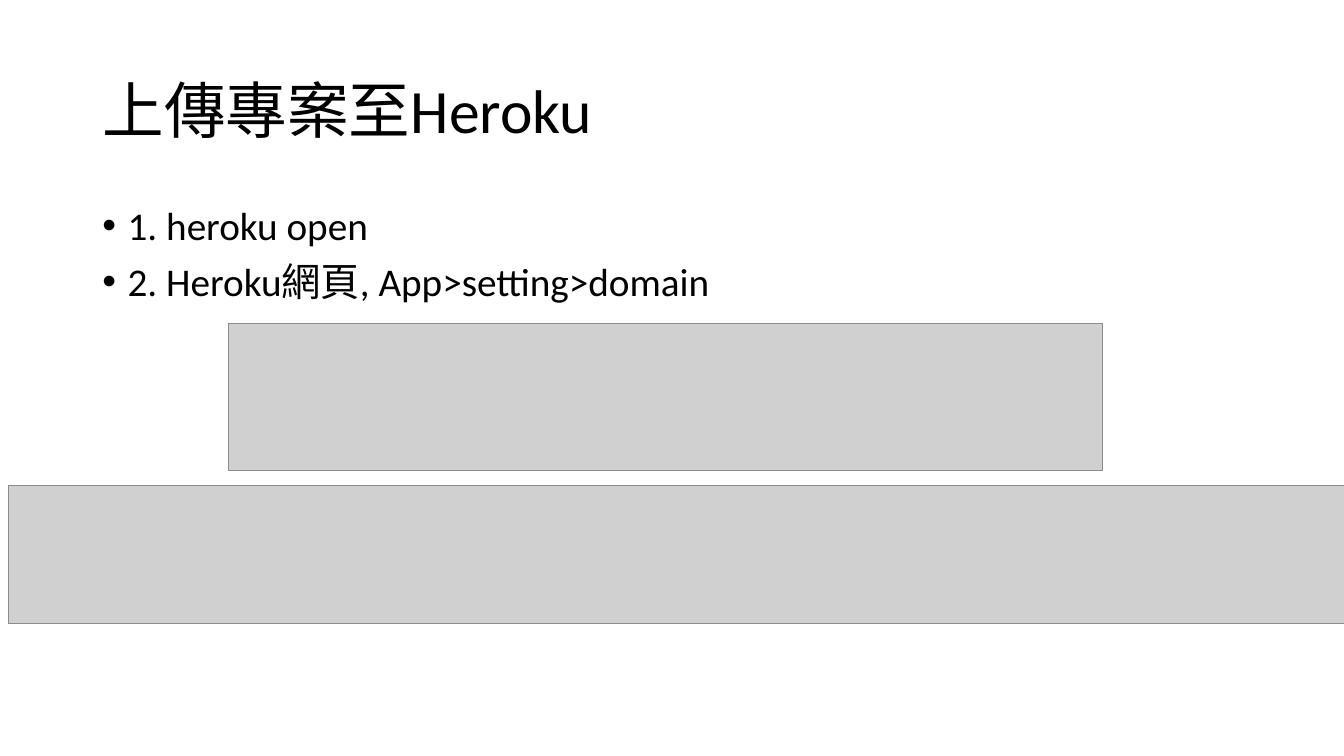
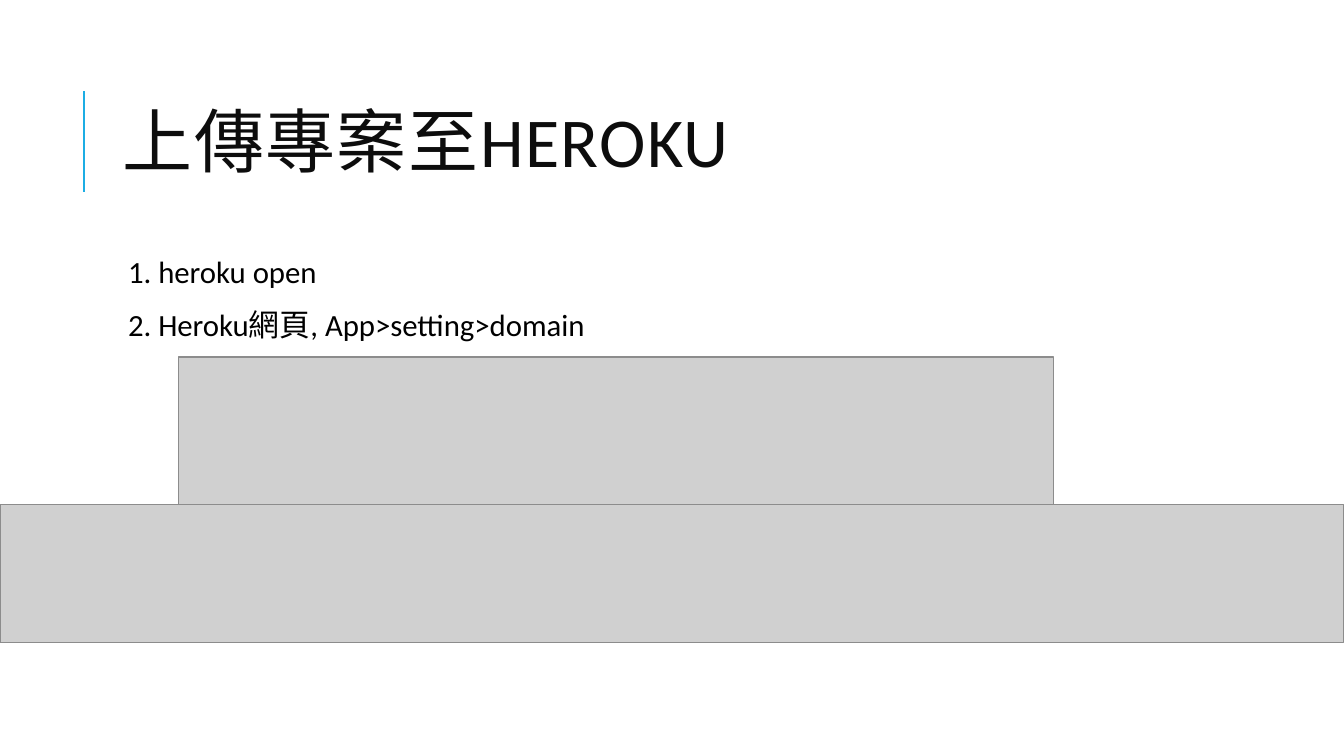
Before and after one commit to 106598065/ReactJSClass, a slide deck: slide 16 of React2627.pptx (slide 12 before the commit). Drawn at 1344x756 pixels with LibreOffice and Linux fonts; fonts in the diff are those of the drawing; grey boxes stand for pictures. Boxes give left, top, right and bottom in pixels: in the first picture for what was removed or moved away, otherwise in the second. Text is boxed around its words. In the diff, an @@ line names an element or a change of style, - is before the commit and + after.

```diff
--- a/React2627.pptx
+++ b/React2627.pptx
@@ line added from (84, 192) to (84, 91), #1CADE4 1.5 pt @@
@@ title at (x1=123, y1=108, x2=729, y2=173): text changed; size 44 to 50 pt; text colour #000000 to #0D0D0D @@
-上傳專案至Heroku
+上傳專案至HEROKU
@@ text "1. heroku open" moved from (x1=128, y1=212, x2=710, y2=303) to (x1=128, y1=261, x2=585, y2=342) @@
@@ text "1. heroku open" at (x1=128, y1=261, x2=585, y2=342): size 28 to 22 pt; bullet • to  ; more space between paragraphs @@
@@ picture moved from (x1=229, y1=324, x2=1103, y2=471) to (x1=178, y1=357, x2=1053, y2=504) @@
@@ picture resized from (x1=8, y1=486, x2=1344, y2=624) to (x1=0, y1=504, x2=1344, y2=642) @@
```
Also in this commit, not shown: 9 other slides changed, 7 slides added, 3 slides removed.
